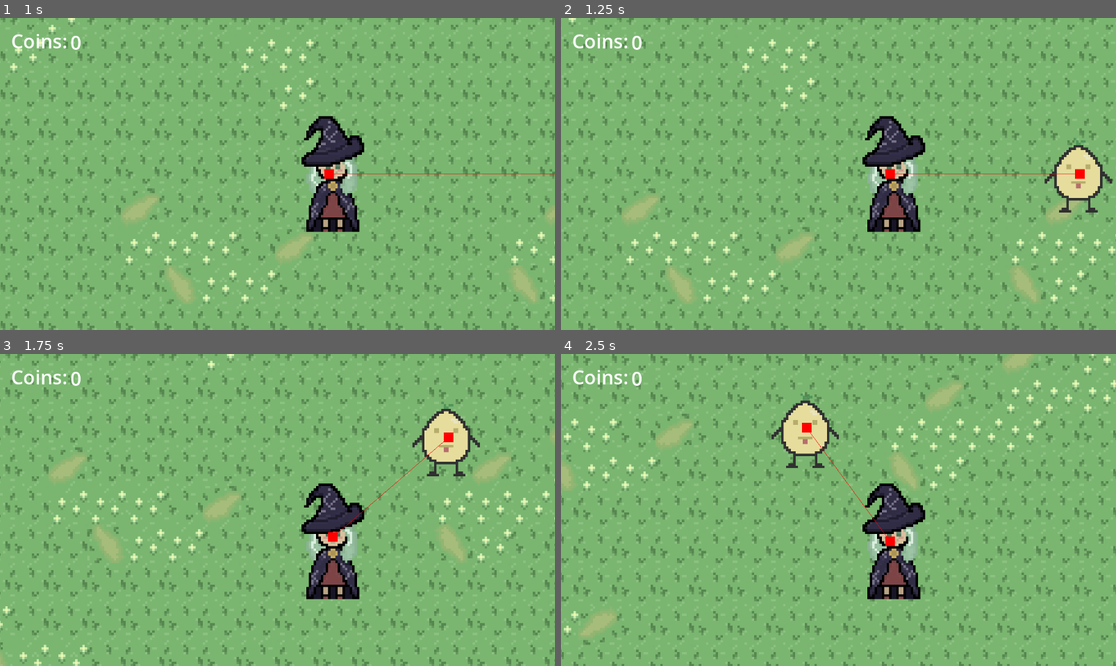
Above: before the commit, frames 1-4 (two rows, left to right).
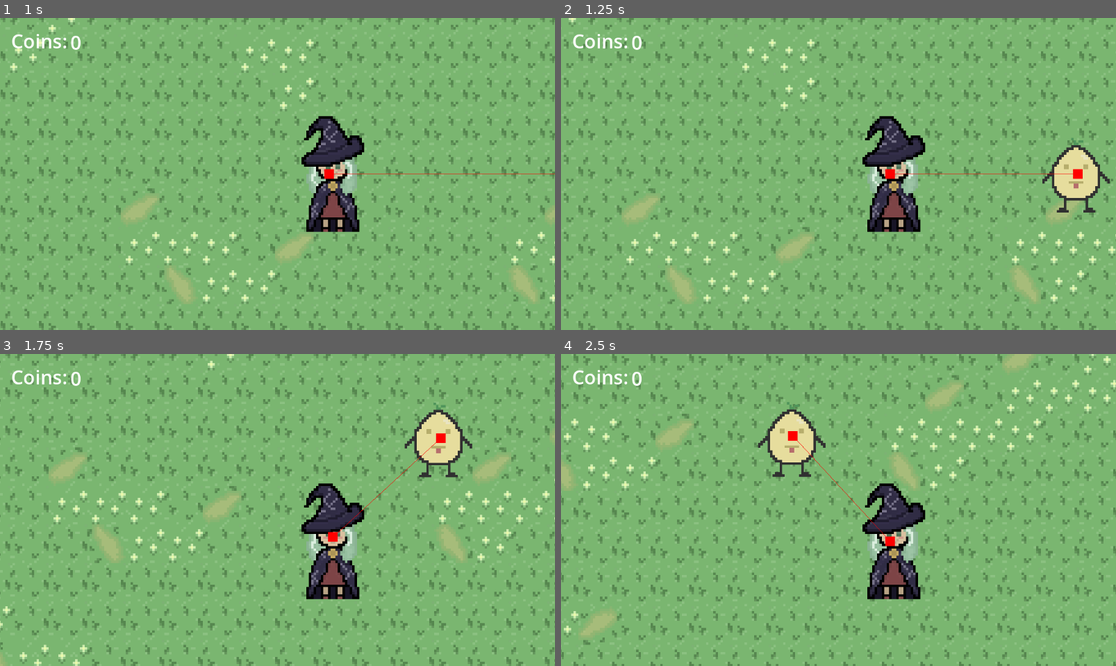
Above: after the commit, the same moments.

Repository: knguyen3-skl/github_tut
Game: Godot game, scene res://scenes/level.tscn
The game is run twice, just before and just after one commit, with the same random seed, the same clock (stepped at 60 frames per second) and the same inputs.
Inputs:
- Up to frame 1 (1 s): tap Enter at 0.5 s; hold Right (ui_right) from 0.53 s (still down)
- Up to frame 2 (1.25 s): keep holding Right (ui_right)
- Up to frame 3 (1.75 s): release Right (ui_right) at 1.28 s; hold Down (ui_down) from 1.28 s (still down)
- Up to frame 4 (2.5 s): release Down (ui_down) at 2.03 s; hold Right (ui_right) from 2.03 s (still down)

Frame 1 is identical in both runs. In frame 2, 0.6% of the frame differs, in the area x 86-100%, y 38-63%; in frame 3, 1.3%; in frame 4, 1.8%, in the area x 35-59%, y 12-59%.

Commit message:
broken respawn timer

Diff:
--- a/witchery/scenes/level.tscn
+++ b/witchery/scenes/level.tscn
@@ -74,4 +74,6 @@
 text = "0"
 
 [node name="Timer" type="Timer" parent="." unique_id=1305153551]
-wait_time = 10.0
+wait_time = 60.0
+
+[connection signal="timeout" from="Timer" to="." method="_respawn_enemy"]
--- a/witchery/scenes/main_level.gd
+++ b/witchery/scenes/main_level.gd
@@ -18,8 +18,20 @@
 	# if alive show
 	# if dead hide + untouchable
 	for enemies in get_tree().get_nodes_in_group("enemy"):
-		if Global.enemy_dict[enemies.name] == "dead":
+		if Global.enemy_dict[enemies.name] == "dead" and potato_respawn.is_stopped():
 			enemies.hide()
 			enemies.get_child(2).monitoring = false
 			enemies.get_child(1).disabled = true
 			enemies.set_physics_process(false)
+			potato_respawn.start()
+
+		elif Global.enemy_dict[enemies.name] == "alive":
+			enemies.show()
+			enemies.get_child(2).monitoring = true
+			enemies.get_child(1).disabled = false
+			enemies.set_physics_process(true)
+
+func _respawn_enemy() -> void:
+	Global.enemy_dict[Global.enemy_id] = "alive"
+	print(Global.enemy_dict)
+	potato_respawn.stop()
--- a/witchery/scenes/mr_potato.tscn
+++ b/witchery/scenes/mr_potato.tscn
@@ -10,10 +10,9 @@
 radius = 15.0
 height = 36.0
 
-[node name="CharacterBody2D" type="CharacterBody2D" unique_id=1071034293 node_paths=PackedStringArray("navigation_agent_2d", "detection_range") groups=["enemy"]]
+[node name="CharacterBody2D" type="CharacterBody2D" unique_id=1071034293 node_paths=PackedStringArray("navigation_agent_2d") groups=["enemy"]]
 script = ExtResource("1_fkyqd")
 navigation_agent_2d = NodePath("NavigationAgent2D")
-detection_range = NodePath("Area2D")
 
 [node name="MrPotatoTech" type="Sprite2D" parent="." unique_id=1160241202]
 texture = ExtResource("1_qspst")
--- a/witchery/scripts/mr_potato.gd
+++ b/witchery/scripts/mr_potato.gd
@@ -2,9 +2,8 @@
 
 @export var navigation_agent_2d: NavigationAgent2D
 @export var player: CharacterBody2D
-@export var detection_range: Area2D
 
-const SPEED = 100
+const SPEED = 110
 var direction : Vector2
 var stationary : Vector2
 
